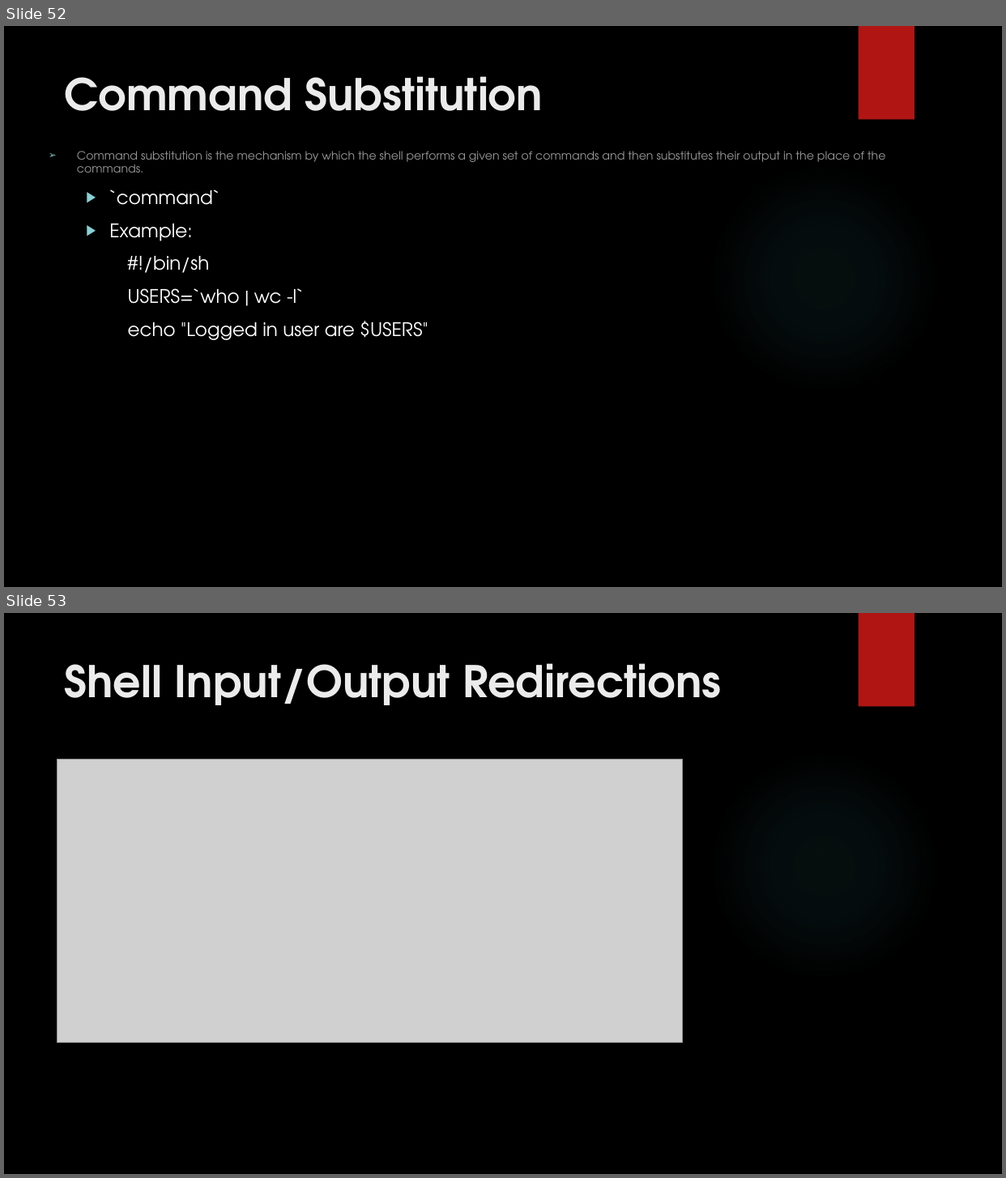
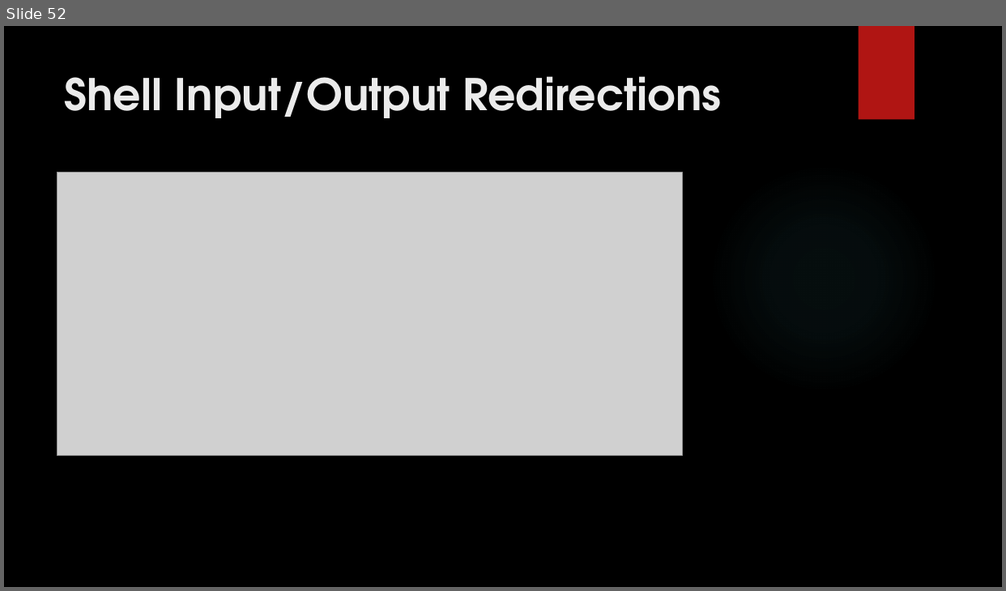
Before and after one commit to RaghulRameshTrainer/mobily_infotech, a slide deck: UnixShellScripting.pptx. Shown one above the other, each under a label of ours: slides 52 and 53 before the commit, slide 52 after it. The pictures are 1006x1178 and 1006x591 pixels, drawn with LibreOffice and Linux fonts; fonts in the diff are those of the drawing; grey boxes stand for pictures; background and template pictures are left out. Boxes give left, top, right and bottom in pixels: in the first picture for what was removed or moved away, otherwise in the second. Text is boxed around its words. In the diff, an @@ line names an element or a change of style, - is before the commit and + after.

```diff
--- a/UnixShellScripting.pptx
+++ b/UnixShellScripting.pptx
@@ slide 52 removed at [4, 26, 1002, 587], background picture (left out); not listed: 2 template elements that a slide beside it also shows @@
@@ title removed at [65, 76, 543, 111] @@
-Command Substitution
@@ text removed at [77, 151, 886, 340] @@
-➢ Command substitution is the mechanism by which the shell performs a given set of commands and then substitutes their output in the place of the commands.
-  ▶ `command`
-  ▶ Example:
-  #!/bin/sh
-  USERS=`who | wc -l`
-  echo "Logged in user are $USERS"
@@ what was slide 53 is now slide 52 @@
```
Also in this commit, not shown: 1 slide changed, 37 slides added.
